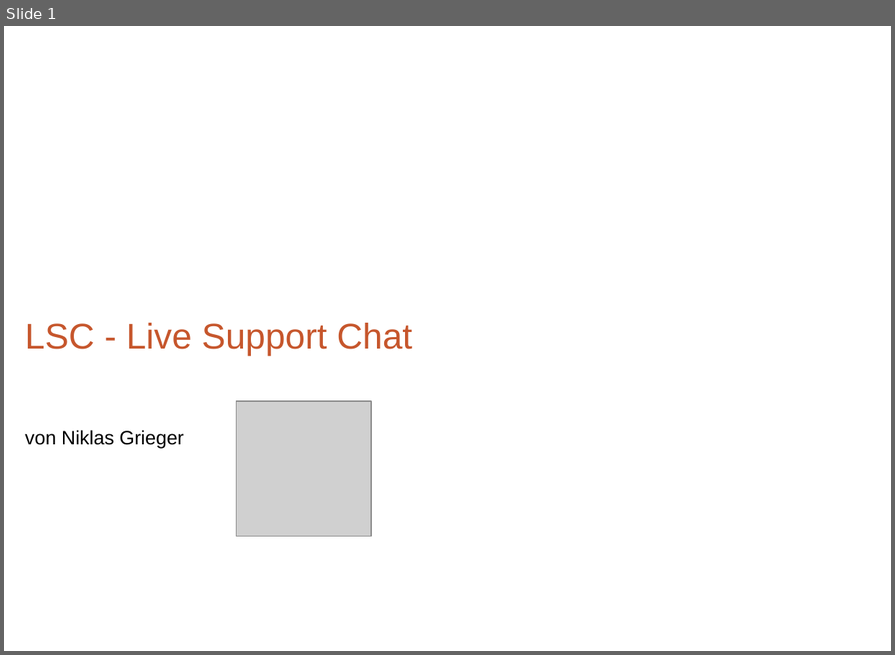
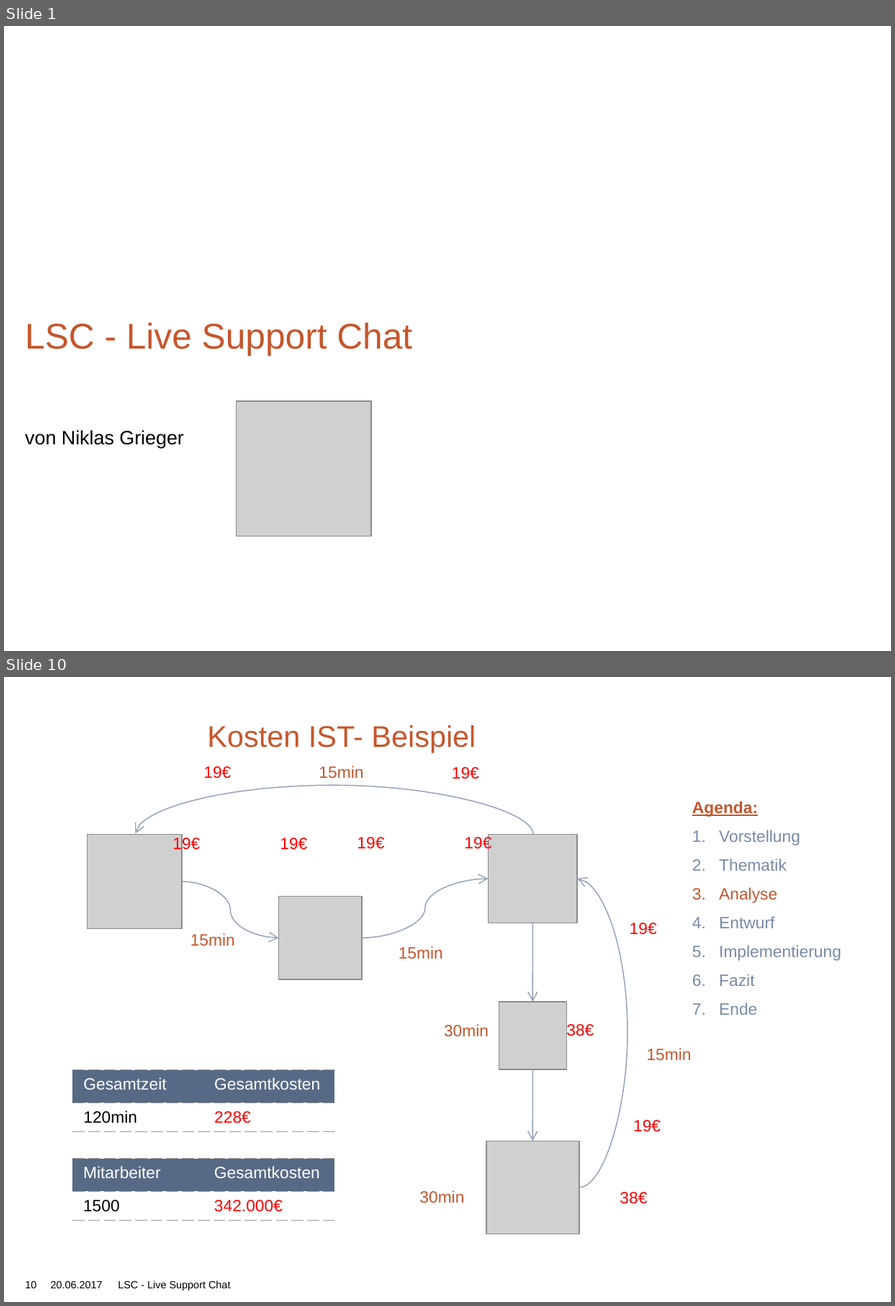
Before and after one commit to devonik/ChatModule, a slide deck: Präsentation_v1Minimum.pptx. Shown one above the other, each under a label of ours: slide 1 before the commit, slides 1 and 10 after it; the slides between them are not shown. The pictures are 895x655 and 895x1306 pixels, drawn with LibreOffice and Linux fonts; fonts in the diff are those of the drawing; grey boxes stand for pictures; background and template pictures are left out. Boxes give left, top, right and bottom in pixels: in the first picture for what was removed or moved away, otherwise in the second. Text is boxed around its words. In the diff, an @@ line names an element or a change of style, - is before the commit and + after.

```diff
--- a/Präsentation_v1Minimum.pptx
+++ b/Präsentation_v1Minimum.pptx
@@ slide 10 added at (4,677,891,1302), background #FFFFFF @@
@@ title added at (207,725,476,753), 20 pt, text #C6562C @@
+Kosten IST- Beispiel
@@ text added at (203,766,231,779), 11 pt, text #FF0000 @@
+19€
@@ text added at (319,766,363,779), 11 pt, text #C6562C @@
+15min
@@ text added at (452,767,479,779), 11 pt, text #FF0000 @@
+19€
@@ curved arrow added from (534, 835) to (135, 833), #96A5BA 0.75 pt @@
@@ text added at (692,801,841,1015), 11 pt, text #778AA7 @@
+Agenda:
+1. Vorstellung
+2. Thematik
+3. Analyse
+4. Entwurf
+5. Implementierung
+6. Fazit
+7. Ende
@@ picture added at (88,835,182,929) @@
@@ text added at (172,835,307,852), 11 pt, text #FF0000 @@
+19€ 19€
@@ text added at (357,835,491,852), 11 pt, text #FF0000 @@
+19€ 19€
@@ picture added at (488,835,577,924) @@
@@ curved arrow added from (182, 882) to (278, 938), #96A5BA 0.75 pt @@
@@ curved arrow added from (363, 938) to (488, 879), #96A5BA 0.75 pt @@
@@ curved arrow added from (579, 1187) to (577, 879), #96A5BA 0.75 pt @@
@@ picture added at (278,897,361,979) @@
@@ text added at (190,933,235,946), 11 pt, text #C6562C @@
+15min
@@ curved arrow added from (532, 924) to (532, 1002), #96A5BA 0.75 pt @@
@@ text added at (630,923,657,935), 11 pt, text #FF0000 @@
+19€
@@ text added at (399,946,443,959), 11 pt, text #C6562C @@
+15min
@@ picture added at (499,1002,566,1069) @@
@@ text added at (444,1024,489,1037), 11 pt, text #C6562C @@
+30min
@@ text added at (566,1023,594,1039), 11 pt, text #FF0000 @@
+38€
@@ text added at (647,1048,692,1061), 11 pt, text #C6562C @@
+15min
@@ table added at (72,1069,334,1133), 2 rows, 2 columns @@
+Gesamtzeit | Gesamtkosten
+120min | 228€
@@ curved arrow added from (532, 1069) to (532, 1141), #96A5BA 0.75 pt @@
@@ text added at (633,1120,661,1132), 11 pt, text #FF0000 @@
+19€
@@ picture added at (486,1141,580,1235) @@
@@ table added at (72,1159,334,1222), 2 rows, 2 columns @@
+Mitarbeiter | Gesamtkosten
+1500 | 342.000€
@@ text added at (419,1190,464,1203), 11 pt, text #C6562C @@
+30min
@@ text added at (620,1192,647,1204), 11 pt, text #FF0000 @@
+38€
@@ page number added at (25,1281,36,1288), 7 pt, text #000000 @@
+10
@@ text added at (51,1281,103,1288), 7 pt, text #000000 @@
+20.06.2017
@@ text added at (118,1280,230,1290), 7 pt, text #000000 @@
+LSC - Live Support Chat
```
Also in this commit, not shown: 14 slides changed, 7 other slides added.
